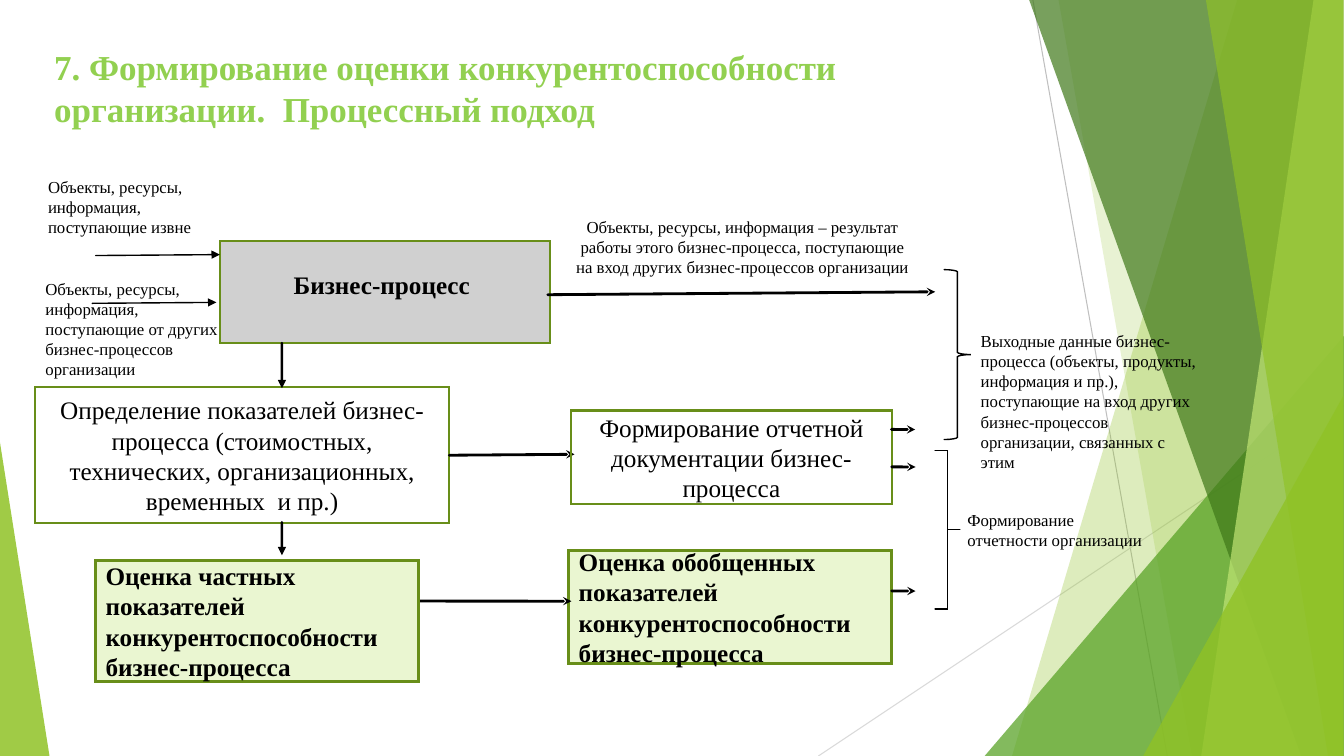
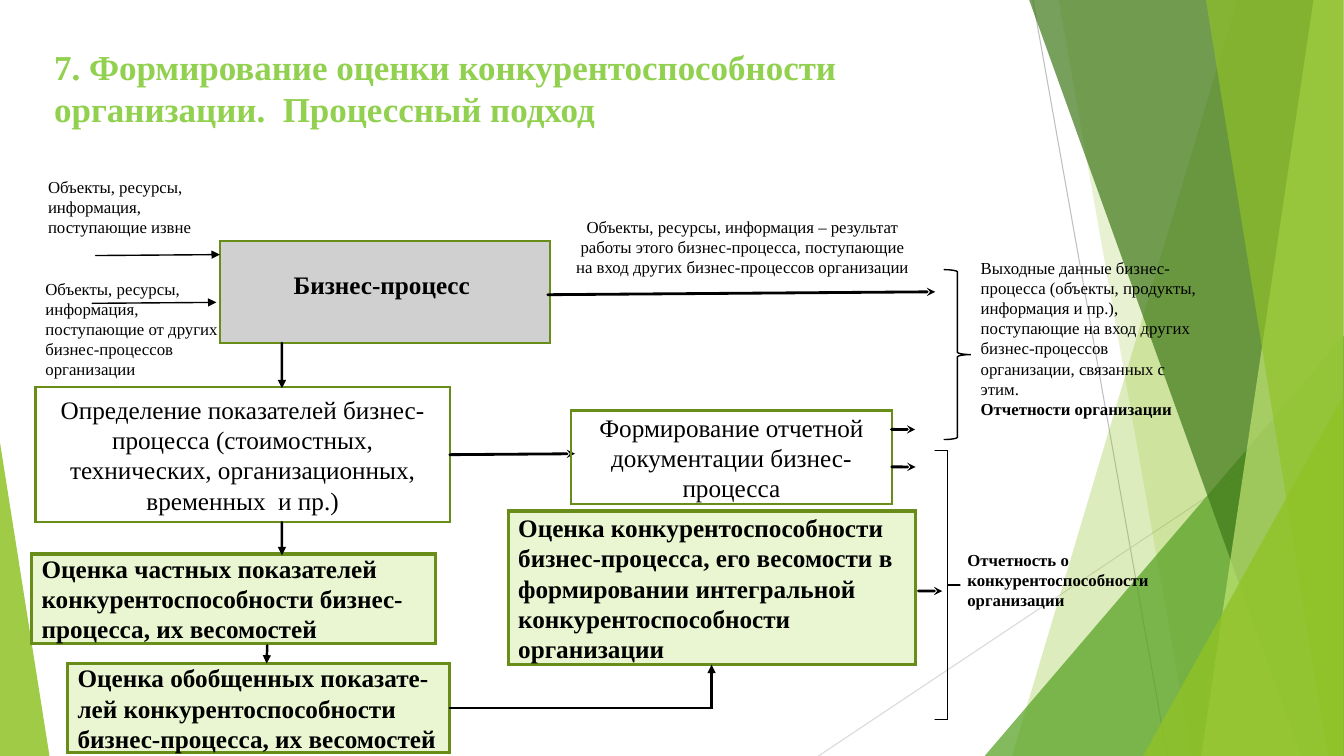
Before and after one commit to ocmsystem/ocmsystem.github.io, a slide deck: slide 8 of files/presentations/OCMSystem_RU.ppt. Drawn at 1344x756 pixels with LibreOffice and Linux fonts; fonts in the diff are those of the drawing; grey boxes stand for pictures. Boxes give left, top, right and bottom in pixels: in the first picture for what was removed or moved away, otherwise in the second. Text is boxed around its words. In the diff, an @@ line names an element or a change of style, - is before the commit and + after.

```diff
--- a/files/presentations/OCMSystem_RU.ppt
+++ b/files/presentations/OCMSystem_RU.ppt
@@ text at box(981, 260, 1196, 419): text changed @@
-Выходные данные бизнес-процесса (объекты, продукты, информация и пр.), поступающие на вход других бизнес-процессов организации, связанных с этим
+Выходные данные бизнес-процесса (объекты, продукты, информация и пр.), поступающие на вход других бизнес-процессов организации, связанных с этим.
+Отчетности организации
@@ freeform shape: place and size @@
-freeform shape at box(935, 450, 960, 609)
+freeform shape at box(935, 450, 960, 719)
@@ rectangle "Оценка конкурентоспособности бизнес-процесса, его весомости ...": place and size @@
-rectangle "Оценка конкурентоспособности бизнес-процесса, его весомости ..." at box(568, 550, 891, 664)
+rectangle "Оценка конкурентоспособности бизнес-процесса, его весомости ..." at box(508, 511, 915, 665)
@@ text in rectangle at box(518, 519, 893, 664): text changed @@
-Оценка обобщенных показателей конкурентоспособности бизнес-процесса
+Оценка конкурентоспособности бизнес-процесса, его весомости в формировании интегральной конкурентоспособности организации
@@ text removed at box(967, 515, 1142, 550) @@
-Формирование отчетности организации
@@ rectangle "Оценка частных показателей конкурентоспособности бизнес-проц ...": place and size @@
-rectangle "Оценка частных показателей конкурентоспособности бизнес-проц ..." at box(96, 560, 418, 681)
+rectangle "Оценка частных показателей конкурентоспособности бизнес-проц ..." at box(31, 554, 435, 643)
@@ text in rectangle at box(42, 560, 403, 644): text changed @@
-Оценка частных показателей конкурентоспособности бизнес-процесса
+Оценка частных показателей конкурентоспособности бизнес-процесса, их весомостей
@@ text added at box(967, 555, 1148, 611), 12 pt, text #000000, bold @@
+Отчетность о конкурентоспособности организации
@@ arrow moved from (892, 590) - (915, 590) to (918, 590) - (942, 590) @@
@@ arrow removed from (418, 600) to (571, 600) @@
@@ arrow added from (267, 645) to (267, 663), #000000 1.76 pt @@
@@ rectangle added at box(68, 663, 449, 752), fill #EAF6D1, outline #688E19 2.24 pt, 18 pt, text #000000, bold @@
+Оценка обобщенных показате-лей конкурентоспособности бизнес-процесса, их весомостей
@@ elbow arrow added from (449, 707) to (711, 665), #000000 1.76 pt @@
```
Also in this commit, not shown: 1 other slide changed, 2 slides added, 1 other file.
